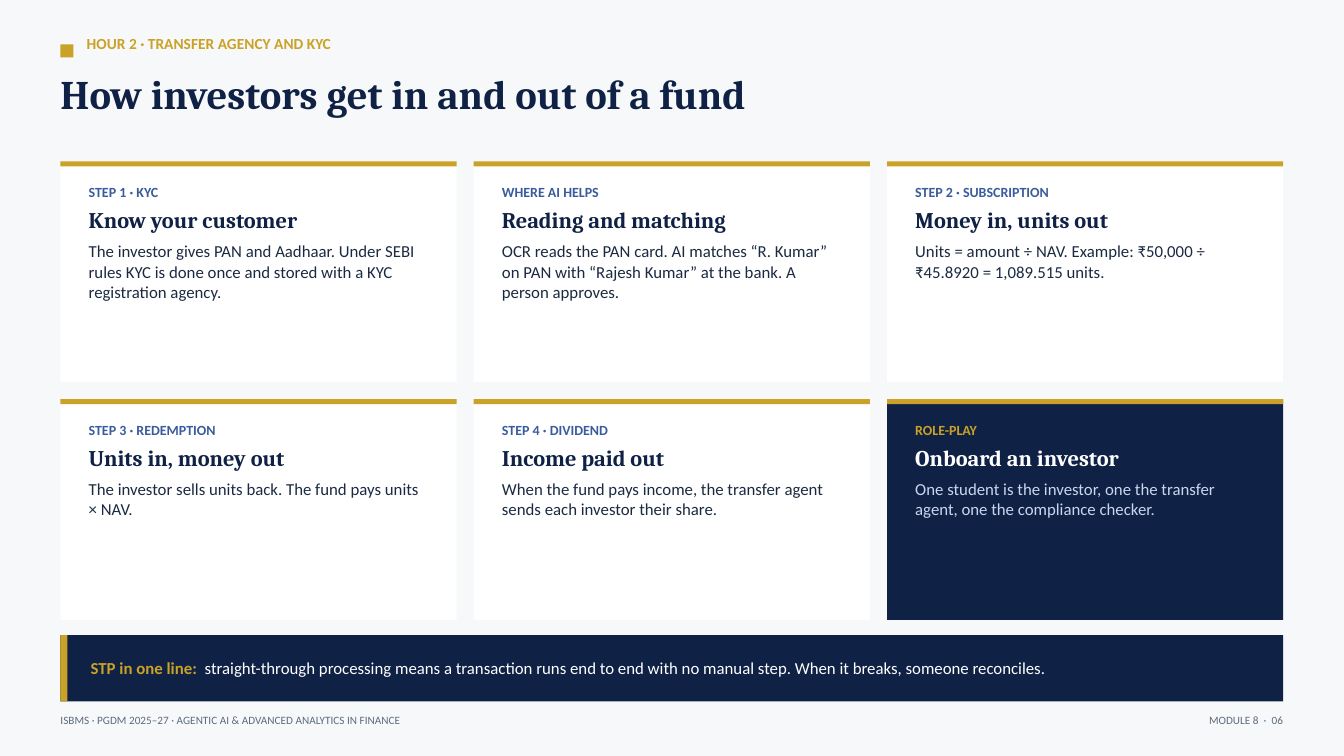
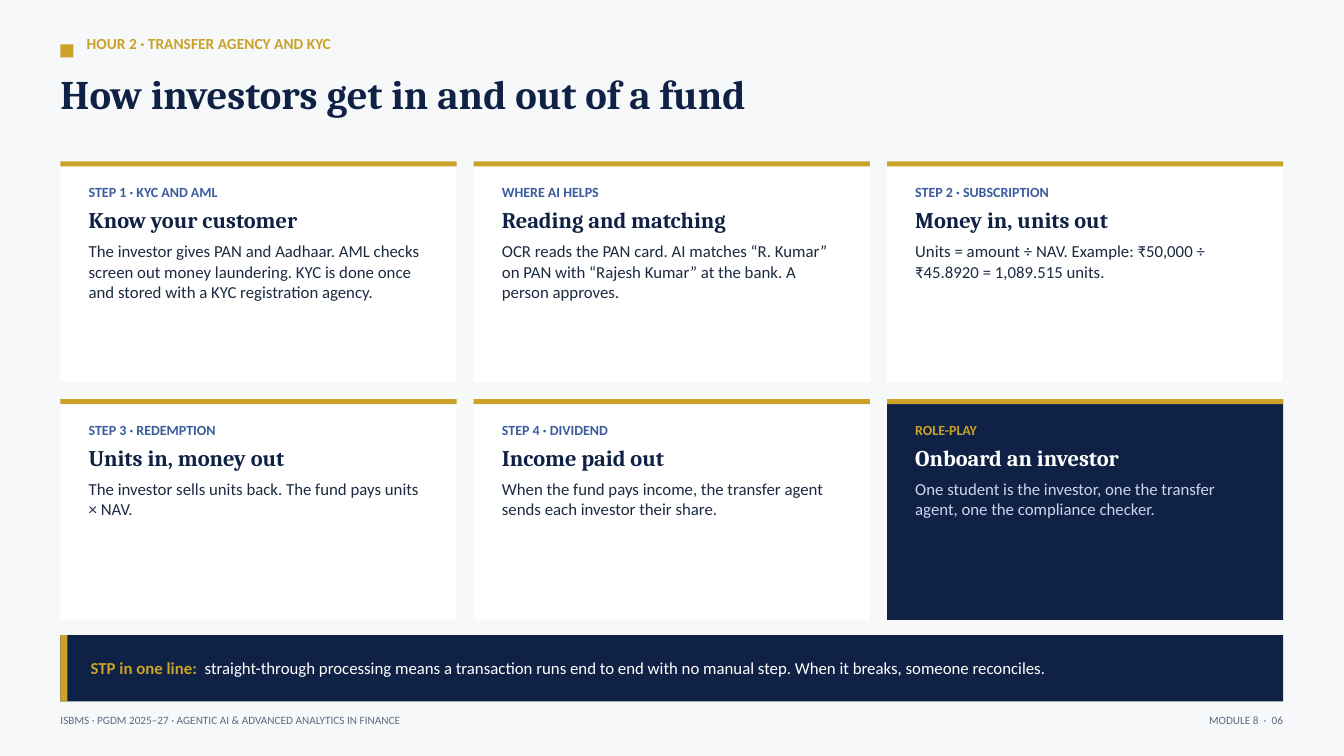
Before and after one commit to tejasgjadhav/AIFINANCE, a slide deck: slide 6 of slides/Module-08-Fund-Administration-NAV.pptx. Drawn at 1344x756 pixels with LibreOffice and Linux fonts; fonts in the diff are those of the drawing. Boxes give left, top, right and bottom in pixels: in the first picture for what was removed or moved away, otherwise in the second. Text is boxed around its words. In the diff, an @@ line names an element or a change of style, - is before the commit and + after.

```diff
--- a/slides/Module-08-Fund-Administration-NAV.pptx
+++ b/slides/Module-08-Fund-Administration-NAV.pptx
@@ text at (x1=89, y1=188, x2=218, y2=197): text changed @@
-STEP 1 · KYC
+STEP 1 · KYC AND AML
@@ text at (x1=89, y1=245, x2=419, y2=301): text changed @@
-The investor gives PAN and Aadhaar. Under SEBI rules KYC is done once and stored with a KYC registration agency.
+The investor gives PAN and Aadhaar. AML checks screen out money laundering. KYC is done once and stored with a KYC registration agency.
```
Also in this commit, not shown: 2 other slides changed, 4 other files.
